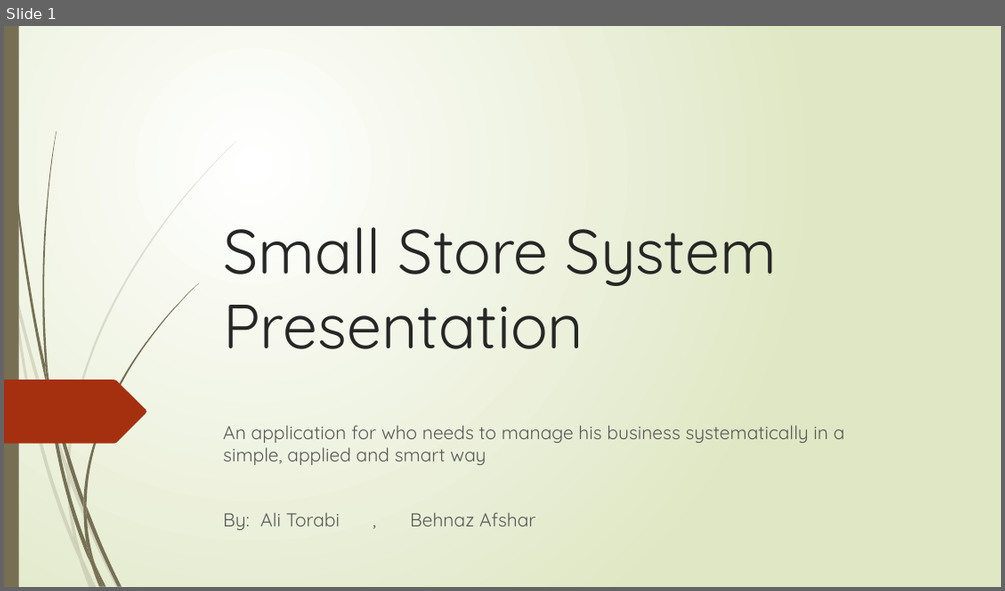
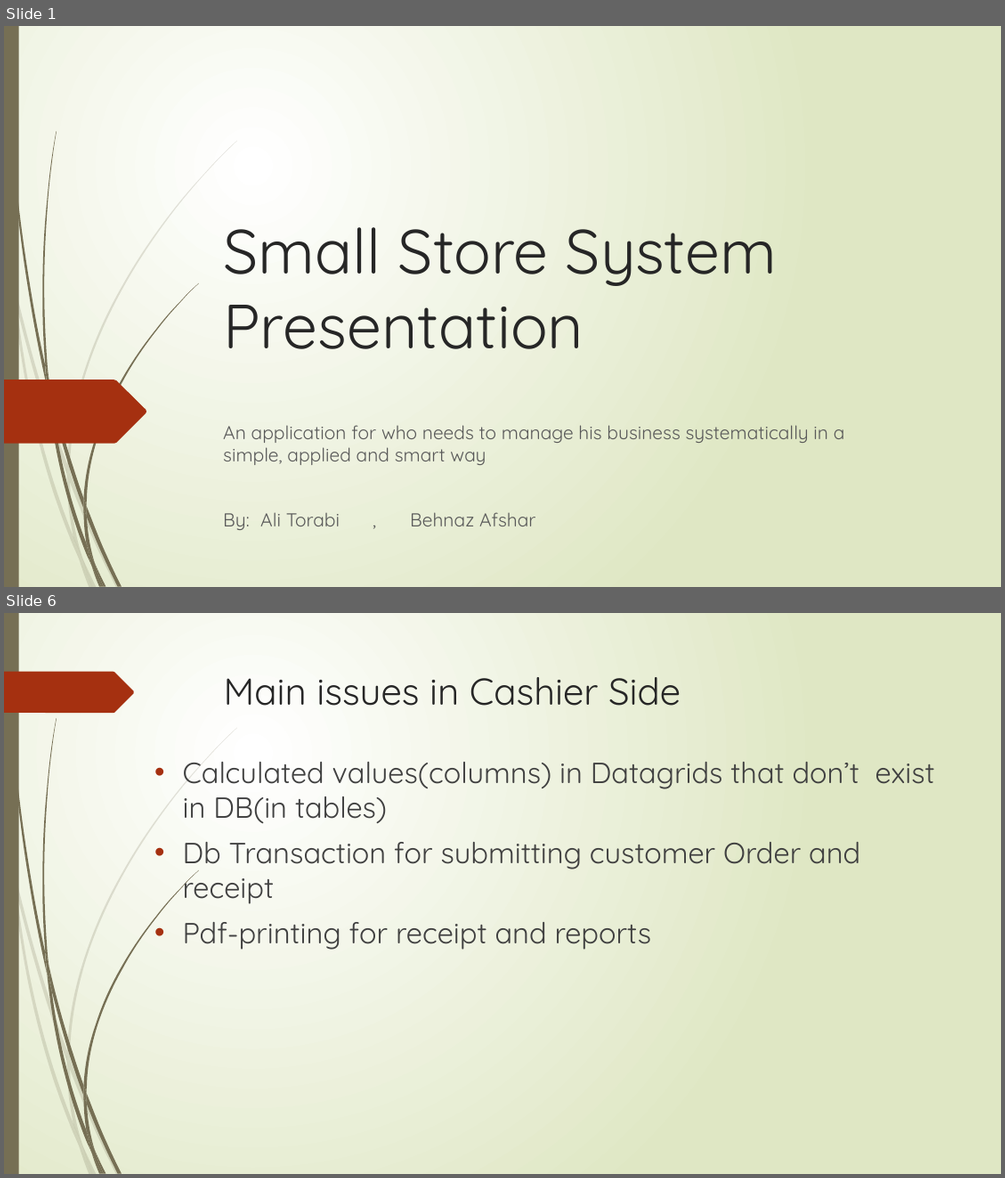
Before and after one commit to alitorabi1/SmallStore, a slide deck: Documents/Presentation1.pptx. Shown one above the other, each under a label of ours: slide 1 before the commit, slides 1 and 6 after it; the slides between them are not shown. The pictures are 1005x591 and 1005x1178 pixels, drawn with LibreOffice and Linux fonts; fonts in the diff are those of the drawing. Boxes give left, top, right and bottom in pixels: in the first picture for what was removed or moved away, otherwise in the second. Text is boxed around its words. In the diff, an @@ line names an element or a change of style, - is before the commit and + after.

```diff
--- a/Documents/Presentation1.pptx
+++ b/Documents/Presentation1.pptx
@@ slide 6 added at [4, 613, 1001, 1174], background gradient #FFFFFF to #DFE8C4; not listed: 23 template elements that a slide beside it also shows @@
@@ freeform shape added at [4, 672, 134, 713], fill #A53010 @@
@@ title added at [224, 677, 680, 706], 36 pt, text #262626 @@
+Main issues in Cashier Side
@@ text added at [183, 762, 935, 949], 28 pt, text #404040 @@
+• Calculated values(columns) in Datagrids that don’t exist in DB(in tables)
+• Db Transaction for submitting customer Order and receipt
+• Pdf-printing for receipt and reports
```
Also in this commit, not shown: 1 slide changed, 7 other slides added, 11 slides removed.
